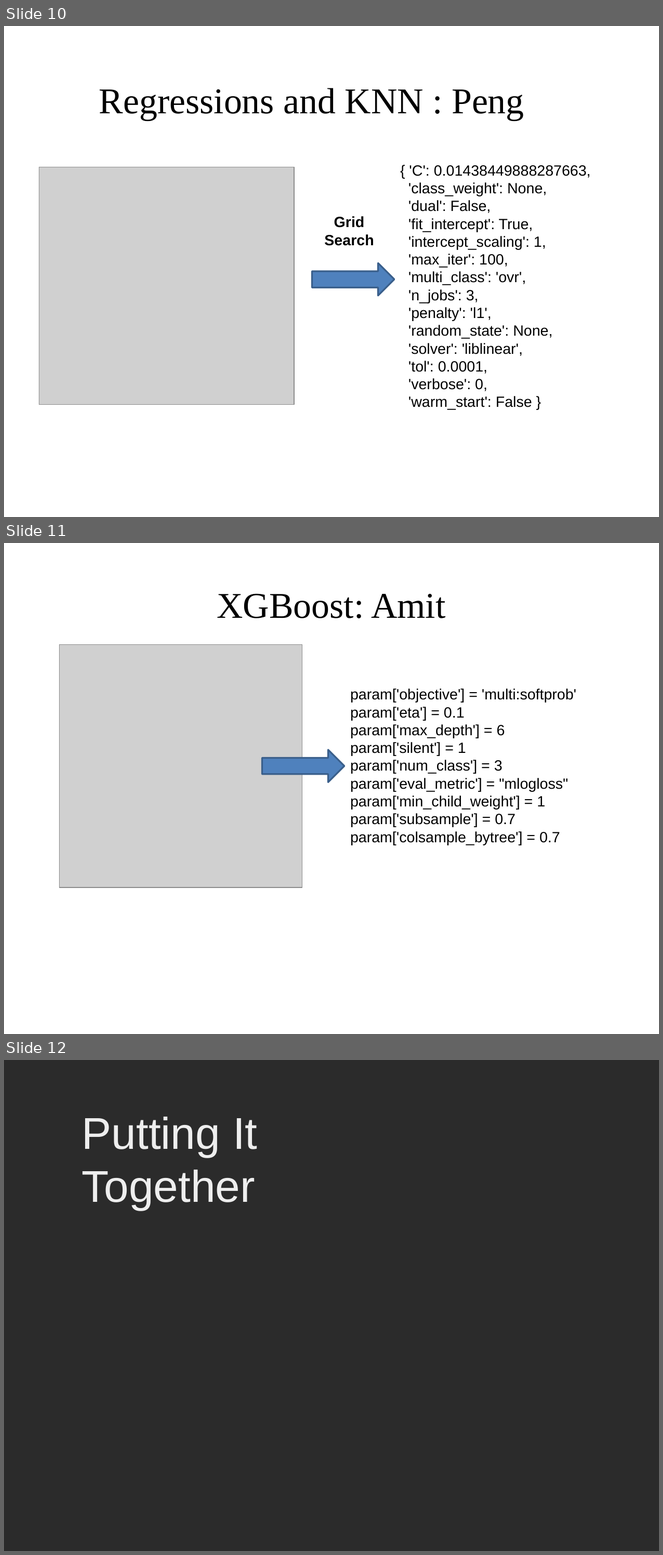
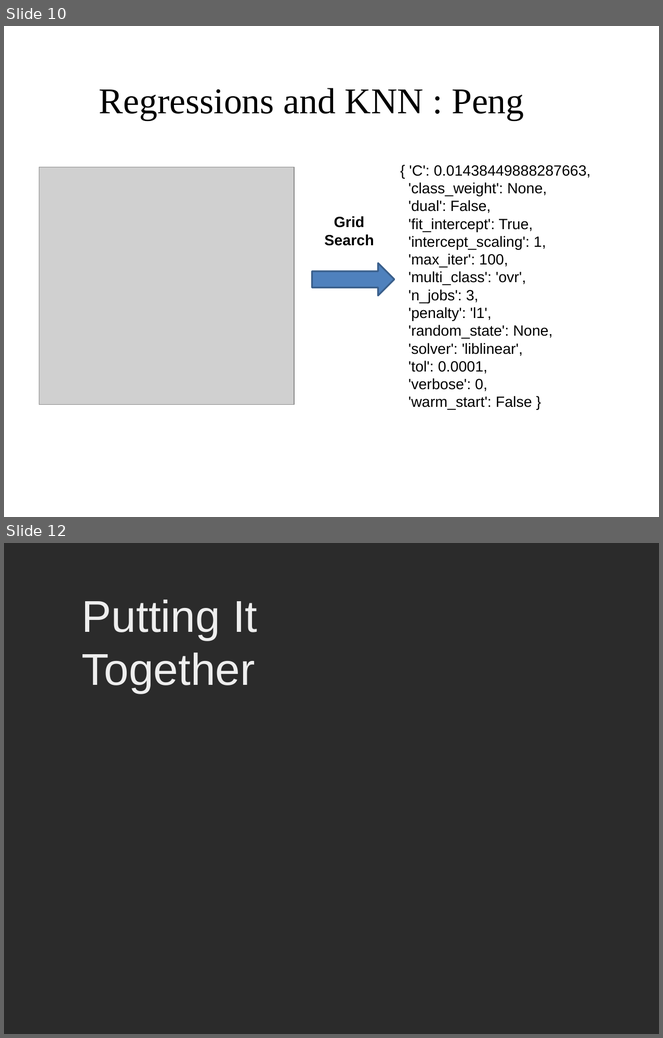
Before and after one commit to nycdatasci/bootcamp008_project, a slide deck: Project3-MachineLearning/AmitAndrewPeng/Odder_Squatters_Slides (1).pptx. Shown one above the other, each under a label of ours: slides 10, 11 and 12 before the commit, slides 10 and 12 after it; the slides between them are not shown. The pictures are 663x1555 and 663x1038 pixels, drawn with LibreOffice and Linux fonts; fonts in the diff are those of the drawing; grey boxes stand for pictures; background and template pictures are left out; a plain dark background stands for a picture behind light text. Boxes give left, top, right and bottom in pixels: in the first picture for what was removed or moved away, otherwise in the second. Text is boxed around its words. In the diff, an @@ line names an element or a change of style, - is before the commit and + after.

Commit message:
Amit Changes

```diff
--- a/Project3-MachineLearning/AmitAndrewPeng/Odder_Squatters_Slides (1).pptx
+++ b/Project3-MachineLearning/AmitAndrewPeng/Odder_Squatters_Slides (1).pptx
@@ slide 11 removed at [4,543,659,1034], background #FFFFFF @@
@@ text removed at [217,593,445,618] @@
-XGBoost: Amit
@@ picture removed at [59,645,302,888] @@
@@ text removed at [350,689,577,845] @@
-param['objective'] = 'multi:softprob' param['eta'] = 0.1 param['max_depth'] = 6 param['silent'] = 1 param['num_class'] = 3 param['eval_metric'] = "mlogloss" param['min_child_weight'] = 1 param['subsample'] = 0.7 param['colsample_bytree'] = 0.7
@@ right arrow removed at [262,750,345,783] @@
```
Also in this commit, not shown: 1 slide added.
